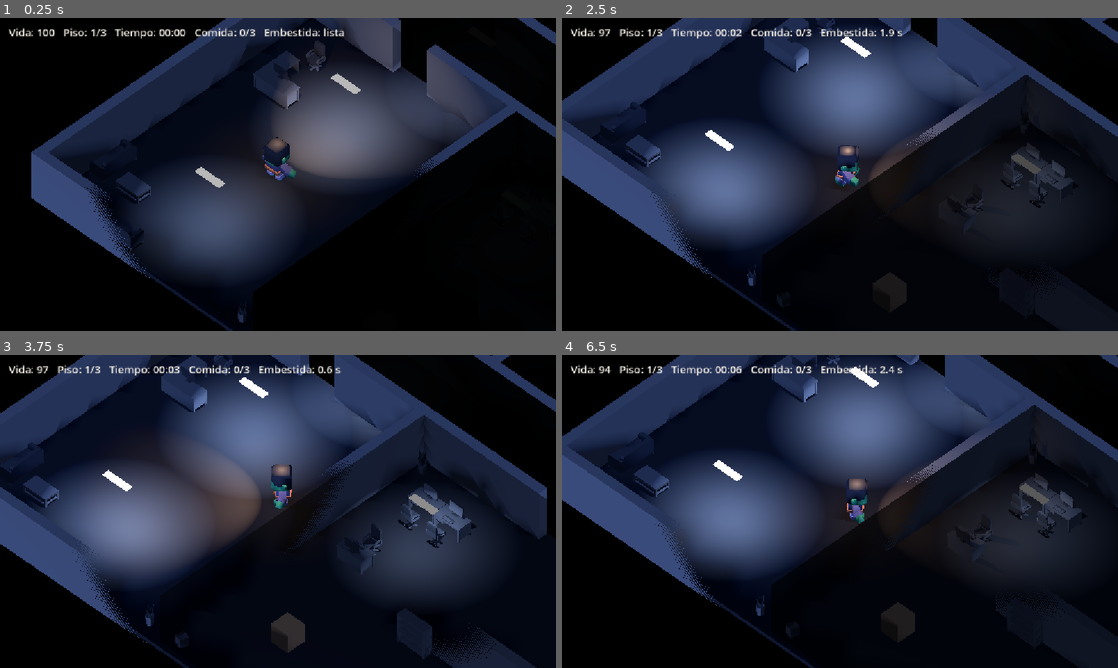
Above: before the commit, frames 1-4 (two rows, left to right).
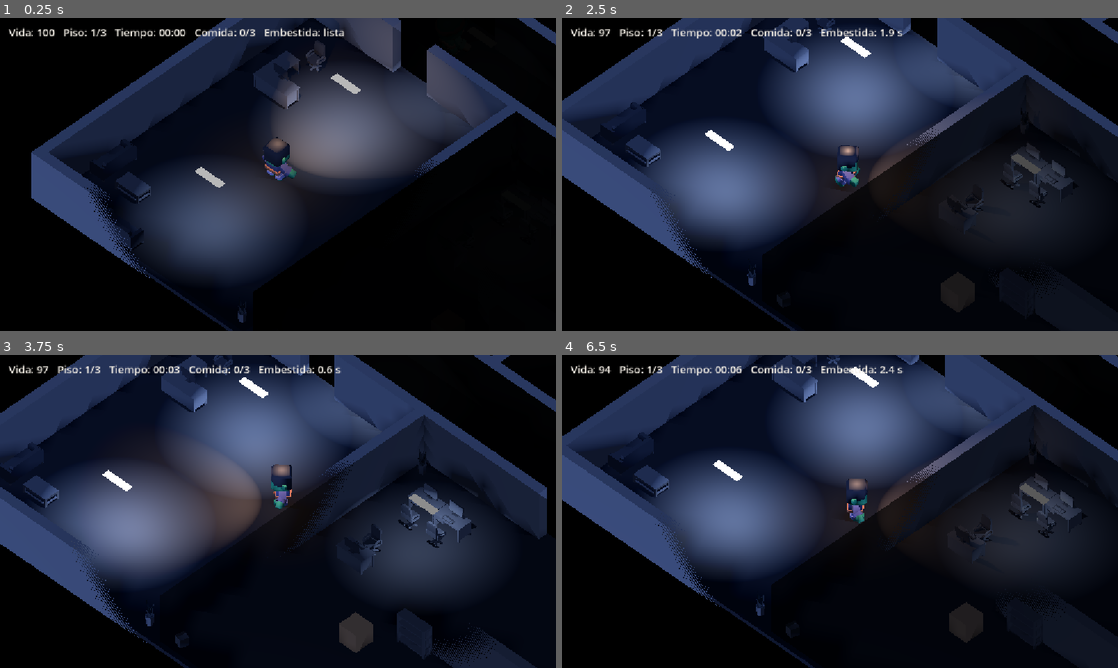
Above: after the commit, the same moments.

Repository: SofiaRubiano10/Zombivors_4to
Game: Godot game, scene res://main.tscn
The game is run twice, just before and just after one commit, with the same random seed, the same clock (stepped at 60 frames per second) and the same inputs.
Inputs:
- Up to frame 1 (0.25 s): no input
- Up to frame 2 (2.5 s): hold D (move_right) 0.53-1.28 s; hold Shift (correr) 0.53-1.28 s; hold S (move_down) 1.28-2.03 s; tap Space (embestir) at 1.35 s; hold D (move_right) from 2.03 s (still down); tap E (interactuar) at 2.1 s
- Up to frame 3 (3.75 s): release D (move_right) at 2.78 s; hold W (move_up) 2.78-3.53 s; tap F at 2.85 s; hold A (move_left) from 3.53 s (still down); tap G at 3.6 s
- Up to frame 4 (6.5 s): tap T at 4.35 s; release A (move_left) at 5.03 s; hold S (move_down) 5.03-5.78 s; hold Shift (correr) 5.03-5.78 s; hold D (move_right) from 5.78 s (still down); tap Space (embestir) at 5.85 s

The runs differ from the first frame. In frame 2, 0.8% of the frame differs, in the area x 55-75%, y 81-94%; in frame 3, 1.0%, in the area x 48-68%, y 82-96%; in frame 4, 0.9%.

Commit message:
C5-02 variación por intento
En cada intento la zona sortea dónde aparecen los alimentos, la salida y las trampas, y qué ruta patrulla cada humano y el tirador. Los puntos y las rutas los saqué de un mapa del suelo libre y los validé para que no queden sobre muebles ni atraviesen muros; el cerebro siempre cae en el punto más lejos del inicio. Probé varios sorteos del Piso 3 y ningún humano se queda trabado.

Diff:
--- a/zona.gd
+++ b/zona.gd
@@ -5,6 +5,9 @@
 # el mismo mapa con otra configuración, cada piso más difícil. Este nodo lee en
 # qué zona va la run (Partida.zona, static) y al empezar deja en la escena solo
 # los humanos y trampas que le tocan, y le pasa los tiempos a la Partida.
+# Clase 5 (variación): en cada intento sortea dónde va la comida, la salida, las
+# trampas y por dónde patrulla cada humano, entre puntos ya probados contra el mapa
+# (sin muebles encima y con las rutas libres). Ningún intento se juega igual.
 
 const ZONAS = [
 	{"nombre": "Piso 1", "humanos": 1, "tiradores": 0, "trampas": 0, "tarde": 300.0, "reinicio": 480.0},
@@ -12,11 +15,44 @@
 	{"nombre": "Piso 3", "humanos": 3, "tiradores": 1, "trampas": 3, "tarde": 240.0, "reinicio": 420.0},
 ]
 
+# Puntos válidos (x, z). Ninguno está en la Recepción, donde empieza el zombi.
+const PUNTOS_COMIDA = [
+	Vector2(-18, -12), Vector2(-22, -5), Vector2(-6, -14), Vector2(-3, -10), Vector2(-10, -5),
+	Vector2(6, -10), Vector2(6, -4), Vector2(10, -14), Vector2(20, -4), Vector2(-8, 14),
+	Vector2(8, 6), Vector2(-6, 12), Vector2(-2, 6), Vector2(14, 7), Vector2(22, 12),
+]
+const PUNTOS_SALIDA = [Vector2(20, -14), Vector2(9, -15), Vector2(21, 16), Vector2(-19, -15)]
+# Puertas y pasillo: obligan a elegir por dónde ir. La puerta de la Recepción no.
+const PUNTOS_TRAMPA = [
+	Vector2(18, -3.2), Vector2(19.6, 13.8), Vector2(-6, -3), Vector2(6, -3), Vector2(-4, 3),
+	Vector2(4, 3), Vector2(0, 0.8), Vector2(-12, 0.5), Vector2(12, -0.5),
+]
+# Rutas de patrulla en puntos absolutos; cada humano toma una distinta.
+const RUTAS = [
+	[Vector2(-20, 0), Vector2(20, 0)],
+	[Vector2(-18, 0), Vector2(-18, -13), Vector2(-22, -13), Vector2(-18, -13)],
+	[Vector2(-6, 0), Vector2(-6, -9), Vector2(-10, -9), Vector2(-6, -9)],
+	[Vector2(6, 0), Vector2(6, -3), Vector2(10, -3), Vector2(10, -14), Vector2(10, -3), Vector2(6, -3)],
+	[Vector2(18, 0), Vector2(18, -13), Vector2(14, -13), Vector2(18, -13)],
+	[Vector2(-4, 0), Vector2(-4, 7), Vector2(4, 7), Vector2(4, 0)],
+	[Vector2(18, 0), Vector2(18, 13), Vector2(14, 13), Vector2(18, 13)],
+]
+const RUTAS_TIRADOR = [
+	[Vector2(0, 6), Vector2(0, 9)],
+	[Vector2(9, -6), Vector2(9, -9)],
+	[Vector2(15, -8), Vector2(15, -12)],
+]
+
 # Todos los que PUEDEN aparecer; la zona se queda con los primeros que necesite.
 @export var humanos: Array[NodePath] = []
 @export var tiradores: Array[NodePath] = []
 @export var trampas: Array[NodePath] = []
 @export var partida: NodePath = ^"../Partida"
+@export var comida: NodePath = ^"../Cajas"
+@export var salida: NodePath = ^"../Salida"
+@export var jugador: NodePath = ^"../Personaje"
+# Apagado deja todo donde está en la escena (para probar algo fijo).
+@export var variar = true
 
 static func datos(numero):
 	return ZONAS[clampi(numero, 1, ZONAS.size()) - 1]
@@ -27,12 +63,54 @@
 	p.zonas_total = ZONAS.size()
 	p.tiempo_tarde = z.tarde
 	p.tiempo_reinicio = z.reinicio
+	if variar:
+		sortear()
 	# Diferido: mientras la escena arranca no se puede sacar a sus hermanos.
 	quedarse_con.call_deferred(humanos, z.humanos)
 	quedarse_con.call_deferred(tiradores, z.tiradores)
 	quedarse_con.call_deferred(trampas, z.trampas)
 	print("zona ", Partida.zona, " (", z.nombre, "): ", z.humanos, " humanos, ",
 		z.tiradores, " tiradores, ", z.trampas, " trampas")
+
+# Antes de que los humanos calculen su ruta en su _ready (van después en la escena).
+func sortear():
+	var inicio = get_node(jugador).global_position
+	# Comida: puntos distintos al azar; el cerebro al más lejano del zombi.
+	var puntos = PUNTOS_COMIDA.duplicate()
+	puntos.shuffle()
+	var cajas = get_node(comida).get_children()
+	var elegidos = puntos.slice(0, cajas.size())
+	elegidos.sort_custom(func(a, b): return lejos(a, inicio) > lejos(b, inicio))
+	var resto = elegidos.slice(1)
+	for caja in cajas:
+		var p = elegidos[0] if caja.name == "Cerebro" else resto.pop_back()
+		caja.global_position = Vector3(p.x, caja.global_position.y, p.y)
+	var s = PUNTOS_SALIDA.pick_random()
+	get_node(salida).global_position = Vector3(s.x, 0, s.y)
+	var lugares = PUNTOS_TRAMPA.duplicate()
+	lugares.shuffle()
+	for i in trampas.size():
+		var t = lugares[i]
+		get_node(trampas[i]).global_position = Vector3(t.x, 0, t.y)
+	repartir_rutas(humanos, RUTAS)
+	repartir_rutas(tiradores, RUTAS_TIRADOR)
+	print("variación: salida en ", s, ", cerebro en ", elegidos[0])
+
+func repartir_rutas(lista, rutas):
+	var mezcla = rutas.duplicate()
+	mezcla.shuffle()
+	for i in mini(lista.size(), mezcla.size()):
+		var h = get_node(lista[i])
+		var r = mezcla[i]
+		h.global_position = Vector3(r[0].x, 0, r[0].y)
+		# La ruta del humano son desplazamientos desde donde empieza.
+		var desplazamientos: Array[Vector3] = []
+		for p in r:
+			desplazamientos.append(Vector3(p.x - r[0].x, 0, p.y - r[0].y))
+		h.ruta = desplazamientos
+
+static func lejos(p, inicio):
+	return Vector2(inicio.x, inicio.z).distance_to(p)
 
 # Los que sobran se quitan antes de que empiecen a moverse.
 func quedarse_con(lista, cuantos):
